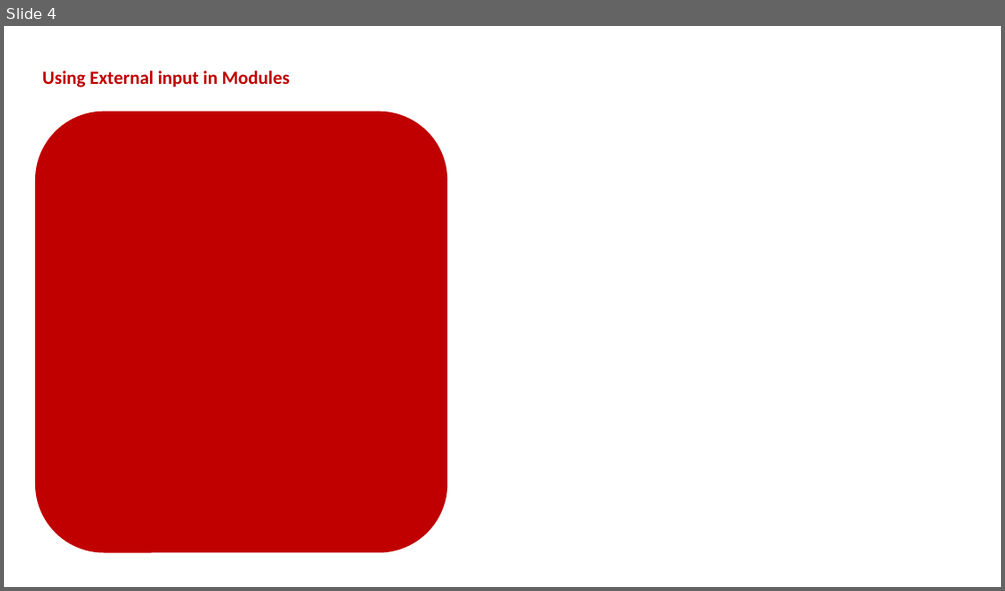
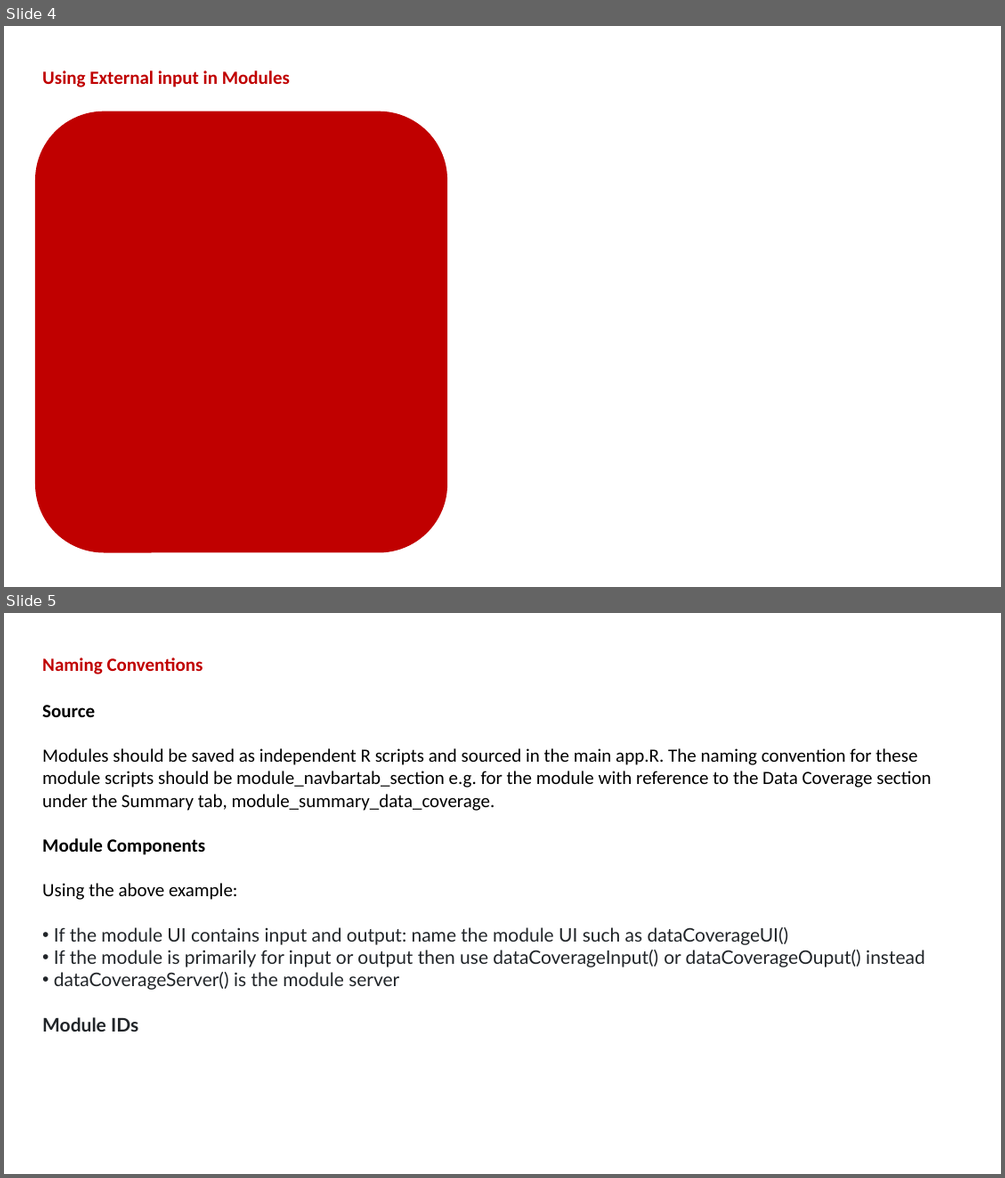
Before and after one commit to BHFDSC/cvd-covid-tre-dashboard, a slide deck: BHF_Dashboards/BHF_DSC_TRE_External_Dashboard/Dev/Modules Example.pptx. Shown one above the other, each under a label of ours: slide 4 before the commit, slides 4 and 5 after it. The pictures are 1005x591 and 1005x1178 pixels, drawn with LibreOffice and Linux fonts; fonts in the diff are those of the drawing. Boxes give left, top, right and bottom in pixels: in the first picture for what was removed or moved away, otherwise in the second. Text is boxed around its words. In the diff, an @@ line names an element or a change of style, - is before the commit and + after.

Commit message:
modularised all components so far edited module example PPT training and started namespace convention

```diff
--- a/BHF_Dashboards/BHF_DSC_TRE_External_Dashboard/Dev/Modules Example.pptx
+++ b/BHF_Dashboards/BHF_DSC_TRE_External_Dashboard/Dev/Modules Example.pptx
@@ slide 5 added at (4, 613, 1001, 1174), background #FFFFFF @@
@@ text added at (42, 657, 203, 674), 18 pt, text #C00000, bold @@
+Naming Conventions
@@ text added at (42, 705, 930, 1031), 18 pt, text #000000 @@
+Source
+Modules should be saved as independent R scripts and sourced in the main app.R. The naming convention for these module scripts should be module_navbartab_section e.g. for the module with reference to the Data Coverage section under the Summary tab, module_summary_data_coverage.
+Module Components
+Using the above example:
+• If the module UI contains input and output: name the module UI such as dataCoverageUI()
+• If the module is primarily for input or output then use dataCoverageInput() or dataCoverageOuput() instead
+• dataCoverageServer() is the module server
+Module IDs
```
Also in this commit, not shown: 2 slides changed, 13 other files.
